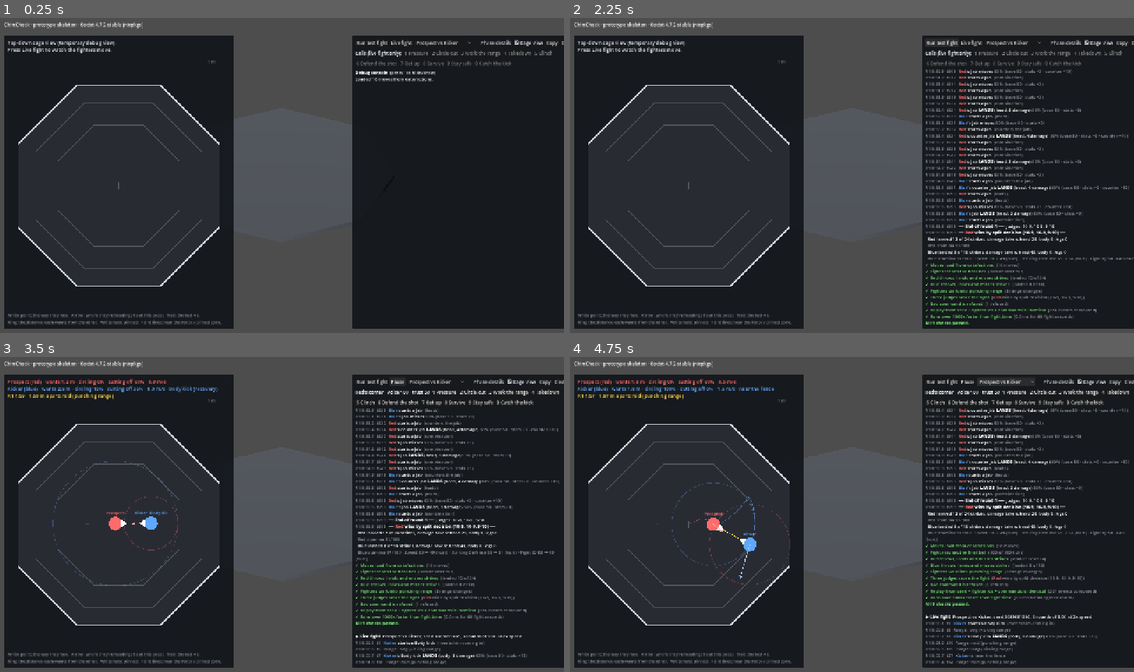
Above: before the commit, frames 1-4 (two rows, left to right).
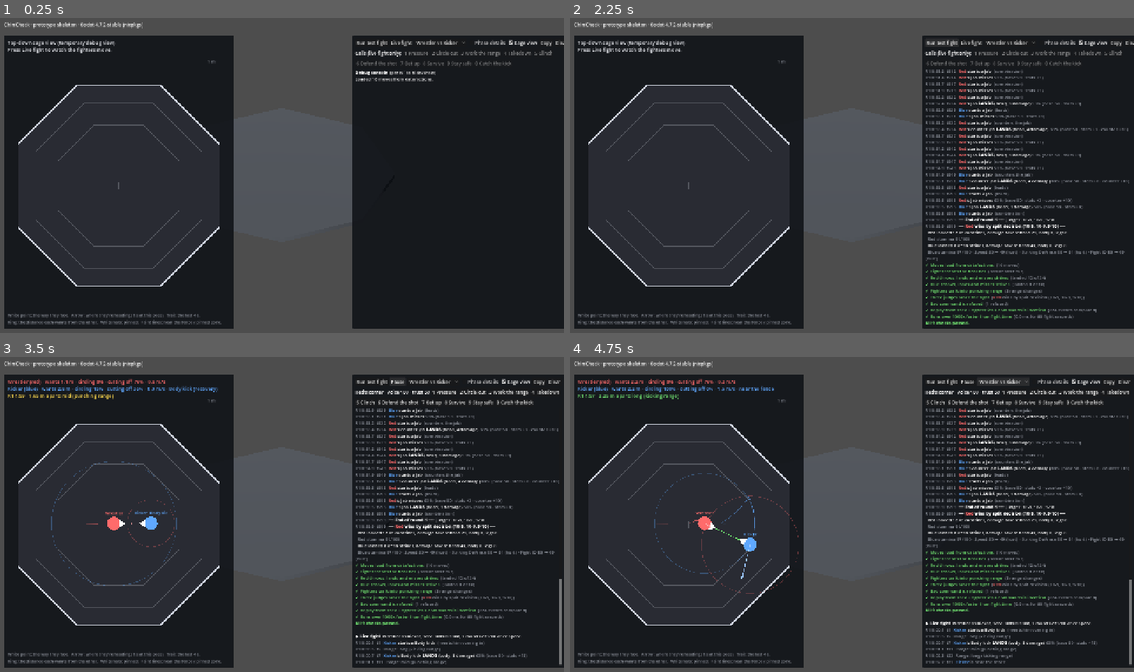
Above: after the commit, the same moments.

Repository: Dazedgenie/DazedMMA
Game: Godot game, scene res://game/main.tscn
Same seed, same stepped clock (60 frames per second), same inputs: the game is played once before the commit and once after it.
Inputs (mouse positions are in pixels of both pictures, inside the frame that each line leads up to):
- Up to frame 1 (0.25 s): no input
- Up to frame 2 (2.25 s): click (1015, 43) at 0.5 s, where only the run before the commit has a clickable "Prospect vs Kicker"; click (1009, 43) at 1.25 s, where only the run after the commit has a clickable "Wrestler vs Kicker"; click "Run test fight" at 2 s
- Up to frame 3 (3.5 s): click "Live fight" at 2.75 s
- Up to frame 4 (4.75 s): click (1004, 382) at 3.5 s, where only the run before the commit has a clickable "Prospect vs Kicker"; click (1004, 382) at 4.25 s, where only the run after the commit has a clickable "Wrestler vs Kicker"

The runs differ from the first frame. In frame 1, 0.2% of the frame differs, in the area x 73-100%, y 6-9%; in frame 2, 4.0%; in frame 3, 1.0%; in frame 4, 6.7%, in the area x 1-100%, y 6-98%.

Commit message:
Coach the Wrestler, taught the catch-kick single, instead of a new fighter (D112, Kyle's pick)
Co-Authored-By: Claude Opus 5.5 <noreply@anthropic.com>
Claude-Session: https://claude.ai/code/session_018PjvDNvCg24P8YELodsZfG

Diff:
--- a/data/fighters/prospect.json
+++ /dev/null
@@ -1,16 +0,0 @@
-{
-	"schema": "fighter@1",
-	"id": "prospect",
-	"name": "Prospect",
-	"template": null,
-	"frame": { "height_cm": 180, "reach_cm": 183, "build": "average" },
-	"stance": "orthodox",
-	"stats": { "boxing": 55, "kicking": 50, "takedowns": 50, "takedown_defense": 55, "power": 55, "speed": 55, "footwork": 55, "fight_iq": 55, "clinch_control": 50, "top_control": 55, "scrambles": 55 },
-	"personality": { "ego": 0, "discipline": 0, "coachable": 20, "loyal": 0 },
-	"style": { "pace": 0, "range": 0, "base": 0, "risk": 0 },
-	"gifts": [],
-	"flaws": [],
-	"techniques": ["jab", "cross", "leg_kick", "double_leg", "catch_kick_single"],
-	"tendencies": { "work_rate": 0.015, "actions": { "jab": 1.0, "cross": 0.9, "leg_kick": 0.8, "double_leg": 0.4 } },
-	"tells": []
-}
--- a/data/fighters/wrestler.json
+++ b/data/fighters/wrestler.json
@@ -10,7 +10,7 @@
 	"style": { "pace": 30, "range": 40, "base": 70, "risk": 0 },
 	"gifts": [],
 	"flaws": [],
-	"techniques": ["jab", "cross", "double_leg", "stance_shift"],
+	"techniques": ["jab", "cross", "double_leg", "catch_kick_single", "stance_shift"],
 	"tendencies": { "work_rate": 0.015, "actions": { "jab": 1.0, "cross": 0.8, "double_leg": 0.6 } },
 	"tells": [
 		{ "trigger": "own_stance_shift", "action": "double_leg", "chance": 0.9, "within_ms": 1000 }
--- a/tests/sim/fight/test_live_calls.gd
+++ b/tests/sim/fight/test_live_calls.gd
@@ -395,7 +395,7 @@
 func test_fights_with_every_kind_of_call_replay_exactly() -> void:
 	var pair := func() -> Array[FighterState]:
 		var roster := FighterLibrary.load_dir()
-		return roster.make_pair("prospect", "kicker")
+		return roster.make_pair("wrestler", "kicker")
 	var sim := FightSim.new(SEED, pair.call(), _actions)
 	var at: int = 50
 	for id: String in ["catch_the_kick", "pressure", "takedown", "defend_the_shot", "get_up", "survive", "clinch", "stay_safe"]:
--- a/tests/ui/test_debug_console.gd
+++ b/tests/ui/test_debug_console.gd
@@ -20,11 +20,11 @@
 	add_child_autofree(console)
 	assert_true(console._call_buttons[0].disabled, "no fight, no calls")
 	console._toggle_live()
-	assert_string_contains(console._live_sim.fighters[0].name, "Prospect", "the playtest matchup comes first")
+	assert_string_contains(console._live_sim.fighters[0].name, "Wrestler", "the playtest matchup comes first")
 	console.make_call("pressure")
 	for n in 10:
 		console._live_sim.tick()
 	var text: String = console._log.get_parsed_text()
-	assert_string_contains(text, "Prospect's corner: Pressure!")
+	assert_string_contains(text, "Wrestler's corner: Pressure!")
 	assert_string_contains(text, "the Pressure! call")
 	console._stop_live()
--- a/ui/debug_console.gd
+++ b/ui/debug_console.gd
@@ -6,8 +6,8 @@
 ## - "Live fight" plays a full fight in real time at Normal speed (2x, docs/01 §2), between
 ##   the matchup picked next to it (Kicker vs Boxer, or the Wrestler against either, #15).
 ## - In a live fight, the call bar (or keys 1–9 and 0) makes Red's corner's calls (LiveCalls,
-##   docs/01 §22): the Prospect against the Kicker is the playtest matchup (calling the
-##   takedown during the kick). Calls can be made while paused; they land on the next tick.
+##   docs/01 §22): the Wrestler against the Kicker is the playtest matchup (calling the
+##   takedown during the kick, D112). Calls can be made while paused; they land on the next tick.
 ## - "Cage view" shows a TEMPORARY top-down map of the live fight (CageMap, D106) on the
 ##   left of the screen, to judge how the AI moves. It hides with the console.
 ## - Toggle the window with the ` key (left of 1). "Copy" puts the log on the clipboard
@@ -20,10 +20,8 @@
 const CAGE_VIEW_WIDTH: float = 780.0
 ## The matchups "Live fight" can play: [label, red id, blue id] from data/fighters.
 const MATCHUPS: Array = [
-	["Prospect vs Kicker", "prospect", "kicker"],
-	["Prospect vs Wrestler", "prospect", "wrestler"],
+	["Wrestler vs Kicker", "wrestler", "kicker"],
 	["Kicker vs Boxer", "kicker", "boxer"],
-	["Wrestler vs Kicker", "wrestler", "kicker"],
 	["Wrestler vs Boxer", "wrestler", "boxer"],
 ]
 
Not shown, changed: docs/00-design-planning.md
Not shown, changed: docs/01-fight-engine.md
